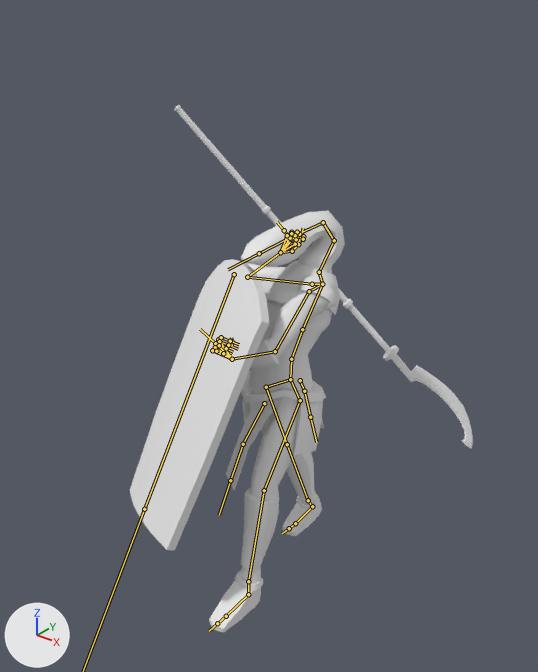
One commit to the FBX model Assets/Meshes/SnakeMan/SnakeMan.fbx: the scene before it, then after it.
Before and after are seen from a camera (50 mm lens) standing at (2.1, -2.81, 1.96) and looking at (-0.22, 0.09, 0.16). Every picture has the same lights, and +X, +Y and +Z are marked at lower left. Both versions are drawn at frame 1 of the action 'Hit_2'; the numbers are the values there. The bones that bend it are drawn over the model as lines.

Objects in the first picture: 'Snakeman'.
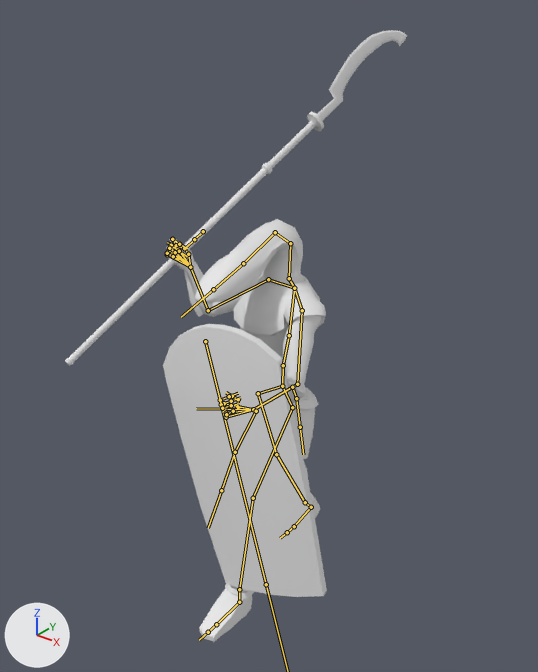
Pixel boxes (x1, y1, x2, y2) of what changed, in the pictures (538 x 672 px):
'Snakeman', posed (16% taller)
    before: (130, 105, 473, 633)
    after: (65, 30, 407, 641)
bone 'Bone', root to tip
    before: (290, 379) to (291, 359)
    after: (282, 386) to (283, 365)
bone 'Bone.002', root to tip
    before: (291, 359) to (302, 329)
    after: (283, 365) to (289, 335)
bone 'Bone.001', root to tip
    before: (302, 329) to (322, 284)
    after: (289, 335) to (294, 288)
bone 'Bone.003', root to tip
    before: (322, 284) to (319, 272)
    after: (294, 288) to (289, 278)
bone 'Bone.004', root to tip
    before: (319, 272) to (334, 240)
    after: (289, 278) to (290, 243)
bone 'Bone.005', root to tip
    before: (334, 240) to (323, 222)
    after: (290, 243) to (275, 232)
bone 'Bone.006', root to tip
    before: (323, 222) to (287, 239)
    after: (275, 232) to (243, 263)
bone 'Bone.007', root to tip
    before: (287, 239) to (259, 253)
    after: (243, 263) to (213, 289)
bone 'Bone.008', root to tip
    before: (322, 284) to (312, 284)
    after: (294, 288) to (268, 279)
bone 'Bone.010', root to tip
    before: (312, 284) to (247, 277)
    after: (268, 279) to (208, 310)
bone 'Bone.012', root to tip
    before: (247, 277) to (280, 252)
    after: (208, 310) to (190, 267)
bone 'Bone.041', root to tip
    before: (280, 252) to (292, 251)
    after: (190, 267) to (188, 254)
bone 'Bone.044', root to tip
    before: (280, 252) to (295, 244)
    after: (190, 267) to (176, 245)
bone 'Bone.047', root to tip
    before: (280, 252) to (291, 241)
    after: (190, 267) to (173, 250)
bone 'Bone.060', root to tip
    before: (291, 239) to (284, 230)
    after: (203, 231) to (194, 239)
bone 'Bone.050', root to tip
    before: (280, 252) to (290, 238)
    after: (190, 267) to (169, 250)
bone 'Bone.053', root to tip
    before: (280, 252) to (287, 235)
    after: (190, 267) to (167, 254)
bone 'Bone.009', root to tip
    before: (322, 284) to (309, 291)
    after: (294, 288) to (302, 310)
bone 'Bone.011', root to tip
    before: (309, 291) to (275, 351)
    after: (302, 310) to (297, 384)
bone 'Bone.013', root to tip
    before: (275, 351) to (232, 359)
    after: (297, 384) to (253, 409)
bone 'Bone.026', root to tip
    before: (232, 359) to (224, 348)
    after: (253, 409) to (237, 406)
bone 'Bone.029', root to tip
    before: (232, 359) to (218, 339)
    after: (253, 409) to (224, 403)
bone 'Bone.032', root to tip
    before: (232, 359) to (200, 329)
    after: (253, 409) to (196, 408)
bone 'Bone.035', root to tip
    before: (232, 359) to (215, 347)
    after: (253, 409) to (226, 413)
bone 'Bone.038', root to tip
    before: (232, 359) to (212, 350)
    after: (253, 409) to (226, 417)
bone 'Bone.014', root to tip
    before: (290, 379) to (300, 400)
    after: (282, 386) to (292, 407)
bone 'Bone.016', root to tip
    before: (300, 400) to (264, 490)
    after: (292, 407) to (253, 498)
bone 'Bone.018', root to tip
    before: (264, 490) to (248, 581)
    after: (253, 498) to (239, 589)
bone 'Bone.015', root to tip
    before: (290, 379) to (266, 387)
    after: (282, 386) to (258, 393)
bone 'Bone.017', root to tip
    before: (266, 387) to (287, 444)
    after: (258, 393) to (276, 454)
bone 'Bone.019', root to tip
    before: (287, 444) to (308, 500)
    after: (276, 454) to (305, 502)
bone 'Bone.056', root to tip
    before: (300, 380) to (304, 391)
    after: (292, 387) to (296, 398)
bone 'Bone.058', root to tip
    before: (264, 403) to (243, 444)
    after: (256, 411) to (235, 452)
bone 'Bone.059', root to tip
    before: (243, 444) to (230, 480)
    after: (235, 452) to (221, 490)

The edits, one by one:
Bone 'Bone' (bone_bone) moves from (0.0, 0.0, 0.0) to (0.0, -0.04, 0.22).
Bone 'Bone' (bone_bone) turns from (0, 0, 0) to (2, 0, 0) degrees about its own x, y and z.
Bone 'Bone.002' (bone_bone_002) turns from (-13, -17, -2) to (-2, -11, -2) degrees about its own x, y and z.
Bone 'Bone.001' (bone_bone_001) turns from (-14, -19, 4) to (-2, -9, -1) degrees about its own x, y and z.
Bone 'Bone.003' (bone_bone_003) turns from (0, 0, 0) to (-5, -1, 0) degrees about its own x, y and z.
Bone 'Bone.004' (bone_bone_004) turns from (15, 0, 0) to (6, -1, -3) degrees about its own x, y and z.
Bone 'Bone.005' (bone_bone_005) turns from (-2, -1, 1) to (2, -1, 1) degrees about its own x, y and z.
Bone 'Bone.006' (bone_bone_006) turns from (-20, -1, 13) to (-15, -1, 9) degrees about its own x, y and z.
Bone 'Bone.007' (bone_bone_007) turns from (-8, -1, 21) to (0, -1, 13) degrees about its own x, y and z.
Bone 'Bone.008' (bone_bone_008) turns from (1, 2, -15) to (2, 0, 0) degrees about its own x, y and z.
Bone 'Bone.010' (bone_bone_010) turns from (-77, 11, -28) to (-63, 19, -18) degrees about its own x, y and z.
Bone 'Bone.012' (bone_bone_012) turns from (-124, -3, -37) to (-87, 10, -27) degrees about its own x, y and z.
Bone 'Bone.041' (bone_bone_041) turns from (-4, -26, 1) to (-17, -15, 1) degrees about its own x, y and z.
Bone 'Bone.044' (bone_bone_044) turns from (8, -23, -11) to (-9, -19, -6) degrees about its own x, y and z.
Bone 'Bone.047' (bone_bone_047) turns from (16, -20, -8) to (4, -16, -15) degrees about its own x, y and z.
Bone 'Bone.060' (bone_bone_060) moves from (0.0, 0.08, 0.01) to (0.06, -0.48, -0.25).
Bone 'Bone.060' (bone_bone_060) turns from (16, 0, 4) to (19, 0, 5) degrees about its own x, y and z.
Bone 'Bone.050' (bone_bone_050) turns from (16, -20, 4) to (14, -14, -12) degrees about its own x, y and z.
Bone 'Bone.053' (bone_bone_053) turns from (10, -18, 15) to (18, -13, -1) degrees about its own x, y and z.
Bone 'Bone.009' (bone_bone_009) turns from (-6, 2, -30) to (-1, 1, -16) degrees about its own x, y and z.
Bone 'Bone.011' (bone_bone_011) turns from (-3, -15, -16) to (-9, -13, -19) degrees about its own x, y and z.
Bone 'Bone.013' (bone_bone_013) turns from (-31, 8, 48) to (-25, 4, 45) degrees about its own x, y and z.
Bone 'Bone.026' (bone_bone_026) turns from (23, 13, 0) to (12, 10, 6) degrees about its own x, y and z.
Bone 'Bone.029' (bone_bone_029) turns from (25, 22, -39) to (20, 15, -30) degrees about its own x, y and z.
Bone 'Bone.032' (bone_bone_032) turns from (-16, 7, -53) to (-11, 7, -40) degrees about its own x, y and z.
Bone 'Bone.035' (bone_bone_035) turns from (-51, 10, -22) to (-38, 9, -17) degrees about its own x, y and z.
Bone 'Bone.038' (bone_bone_038) turns from (-52, 11, -20) to (-39, 10, -15) degrees about its own x, y and z.
Bone 'Bone.014' (bone_bone_014) moves from (0.0, 0.0, 0.0) to (0.19, 0.11, -0.01).
Bone 'Bone.016' (bone_bone_016) turns from (-38, 0, 0) to (-41, 0, 0) degrees about its own x, y and z.
Bone 'Bone.018' (bone_bone_018) turns from (20, -1, 0) to (24, -1, 0) degrees about its own x, y and z.
Bone 'Bone.015' (bone_bone_015) moves from (0.0, 0.0, 0.0) to (-0.19, 0.11, -0.02).
Bone 'Bone.017' (bone_bone_017) turns from (20, 0, 0) to (17, 0, 0) degrees about its own x, y and z.
Bone 'Bone.019' (bone_bone_019) turns from (-5, 0, 0) to (5, 0, 0) degrees about its own x, y and z.
Bone 'Bone.056' (bone_bone_056) moves from (0.0, 0.0, 0.0) to (0.0, 0.0, -0.22).
Bone 'Bone.056' (bone_bone_056) turns from (16, 13, 0) to (11, 13, -1) degrees about its own x, y and z.
Bone 'Bone.058' (bone_bone_058) moves from (0.0, 0.0, 0.0) to (0.0, 0.03, 0.22).
Bone 'Bone.058' (bone_bone_058) turns from (28, 32, -1) to (28, 29, 0) degrees about its own x, y and z.
Bone 'Bone.059' (bone_bone_059) turns from (8, -1, 3) to (5, 0, 0) degrees about its own x, y and z.
